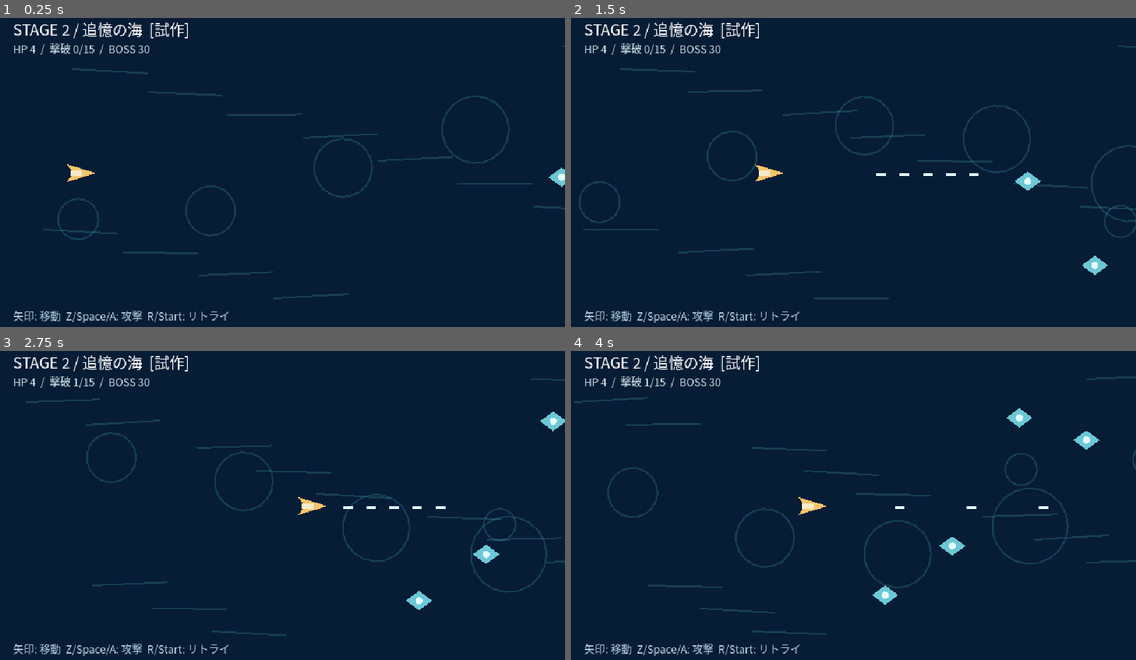
Above: before the commit, frames 1-4 (two rows, left to right).
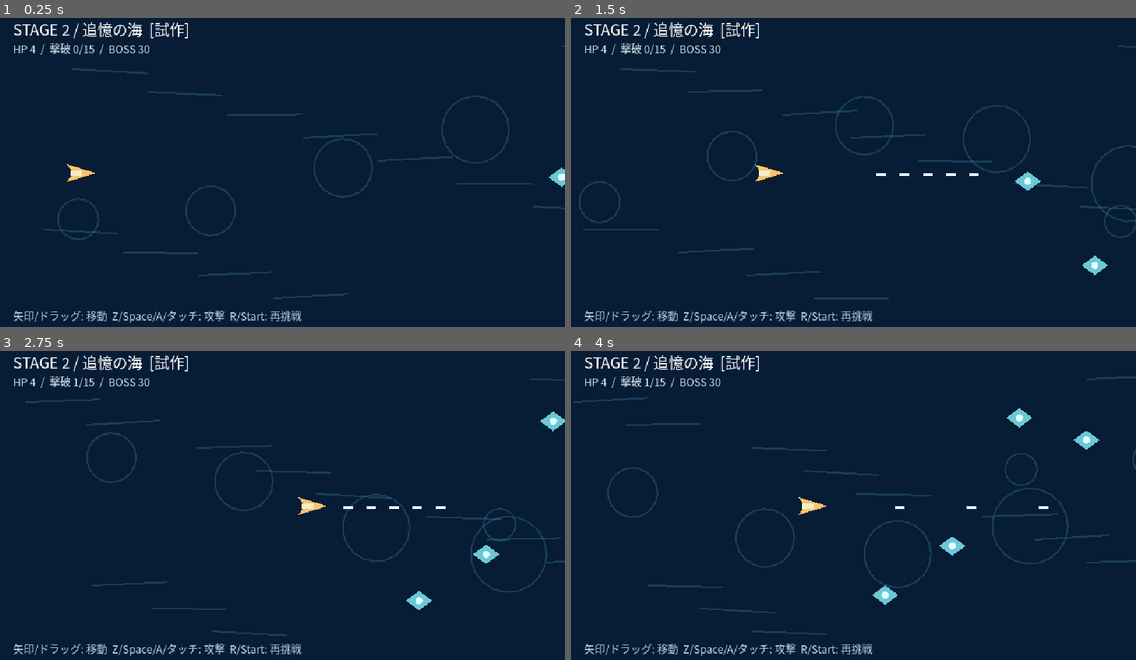
Above: after the commit, the same moments.

Repository: coshimagame/manjusyage
Game: Godot game, scene res://scenes/stage2_combat_prototype.tscn
Same seed, same stepped clock (60 frames per second), same inputs: the game is played once before the commit and once after it. This scene is started directly instead of the project's main scene.
Inputs (mouse positions are in pixels of both pictures, inside the frame that each line leads up to):
- Up to frame 1 (0.25 s): no input
- Up to frame 2 (1.5 s): tap Enter (ui_accept) at 0.5, 0.77 s; move the mouse to (977, 157) at 0.52 s; hold Right (ui_right) 0.53-1.25 s; hold Z 0.53-1.25 s; click (977, 157) at 0.67 s; tap Space at 0.8 s; drag from (740, 187) to (825, 237) at 1.27 s
- Up to frame 3 (2.75 s): move the mouse to (339, 437) at 2.02 s; hold Right (ui_right) from 2.03 s (still down); hold Z from 2.03 s (still down); tap Space at 2.3 s
- Up to frame 4 (4 s): release Right (ui_right) at 2.75 s; release Z at 2.75 s; drag from (825, 570) to (684, 459) at 2.77 s; move the mouse to (1023, 554) at 3.52 s; hold Left (ui_left) from 3.53 s (still down); hold Space from 3.53 s (still down); tap M at 3.6 s; tap Enter (ui_accept) at 3.77 s

The runs differ from the first frame. In frame 1, 0.8% of the frame differs, in the area x 6-54%, y 94-99%; in frame 2, 0.8%; in frame 3, 0.8%; in frame 4, 0.8%.

Commit message:
feat(stage2): add touch drag and hold-to-fire for Android Web prototype

Diff:
--- a/scripts/stage2_combat_prototype.gd
+++ b/scripts/stage2_combat_prototype.gd
@@ -16,6 +16,9 @@
 var wave_kills := 0
 var fire_timer := 0.0
 var font := SystemFont.new()
+# Browser touch: drag the ship with one finger; shoot while held.
+var touch_finger := -1
+var touch_target := Vector2.ZERO
 
 func _ready() -> void:
 	font.font_names = PackedStringArray(["Noto Sans CJK JP", "Yu Gothic", "sans-serif"])
@@ -28,10 +31,14 @@
 	time += delta
 	invulnerable = maxf(0.0, invulnerable - delta)
 	var axis := Input.get_vector("ui_left", "ui_right", "ui_up", "ui_down")
-	pilot += axis * delta * 185.0
+	if touch_finger >= 0:
+		# Smooth tracking prevents teleporting through enemies on first contact.
+		pilot = pilot.move_toward(touch_target, delta * 260.0)
+	else:
+		pilot += axis * delta * 185.0
 	pilot = pilot.clamp(Vector2(16, 20), Vector2(610, 338))
 	fire_timer -= delta
-	if (Input.is_key_pressed(KEY_Z) or Input.is_key_pressed(KEY_SPACE) or Input.is_joy_button_pressed(0, JOY_BUTTON_A)) and fire_timer <= 0.0:
+	if (Input.is_key_pressed(KEY_Z) or Input.is_key_pressed(KEY_SPACE) or Input.is_joy_button_pressed(0, JOY_BUTTON_A) or touch_finger >= 0) and fire_timer <= 0.0:
 		shots.append(pilot + Vector2(16, 0))
 		fire_timer = 0.14
 	for i in range(shots.size() - 1, -1, -1):
@@ -90,6 +97,18 @@
 	if hp <= 0:
 		phase = "lost"
 
+func _input(event: InputEvent) -> void:
+	if event is InputEventScreenTouch:
+		if event.pressed and touch_finger == -1 and phase not in ["won", "lost"]:
+			touch_finger = event.index
+			touch_target = event.position.clamp(Vector2(16, 20), Vector2(610, 338))
+		elif not event.pressed and event.index == touch_finger:
+			touch_finger = -1
+	elif event is InputEventScreenDrag and event.index == touch_finger:
+		touch_target = event.position.clamp(Vector2(16, 20), Vector2(610, 338))
+	elif event is InputEventScreenTouch and event.pressed and phase in ["won", "lost"]:
+		get_tree().reload_current_scene()
+
 func _unhandled_input(event: InputEvent) -> void:
 	if event is InputEventKey and event.pressed and not event.echo and event.keycode == KEY_R:
 		get_tree().reload_current_scene()
@@ -123,7 +142,7 @@
 		draw_circle(p, 4, Color("#ff9eaa"))
 	draw_string(font, Vector2(15, 24), "STAGE 2 / 追憶の海  [試作]", HORIZONTAL_ALIGNMENT_LEFT, -1, 17, Color.WHITE)
 	draw_string(font, Vector2(15, 44), "HP %d  /  撃破 %d/15  /  BOSS %d" % [hp, wave_kills, maxi(boss_hp, 0)], HORIZONTAL_ALIGNMENT_LEFT, -1, 12, Color("#d6e8ef"))
-	draw_string(font, Vector2(15, 347), "矢印: 移動  Z/Space/A: 攻撃  R/Start: リトライ", HORIZONTAL_ALIGNMENT_LEFT, -1, 12, Color("#b7d6e6"))
+	draw_string(font, Vector2(15, 347), "矢印/ドラッグ: 移動  Z/Space/A/タッチ: 攻撃  R/Start: 再挑戦", HORIZONTAL_ALIGNMENT_LEFT, -1, 12, Color("#b7d6e6"))
 	if phase == "won" or phase == "lost":
 		draw_rect(Rect2(110, 133, 420, 90), Color("#0a1628", 0.93))
 		draw_string(font, Vector2(165, 183), "試作クリア！" if phase == "won" else "GAME OVER", HORIZONTAL_ALIGNMENT_LEFT, -1, 28, Color("#ffe6b5"))
